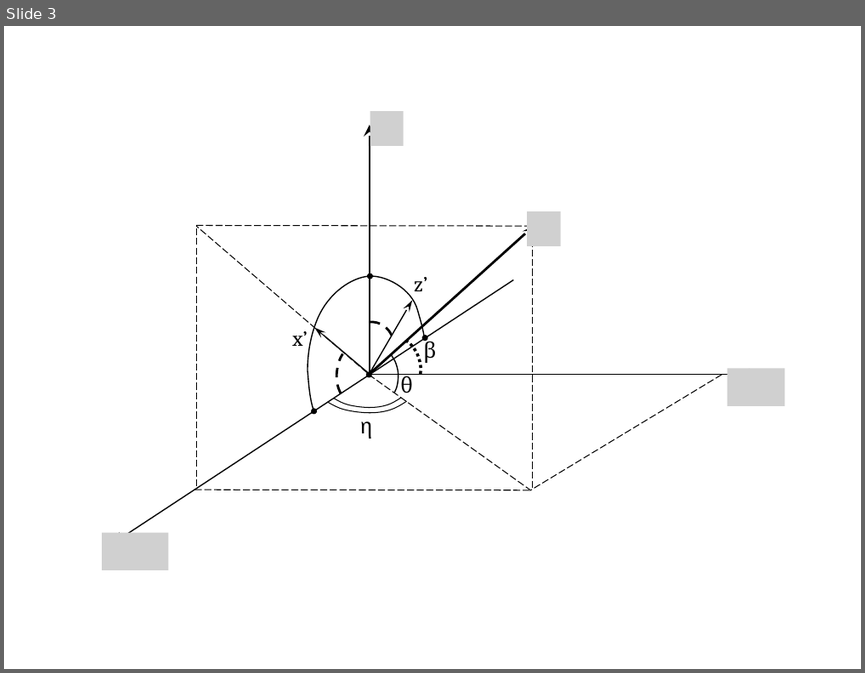
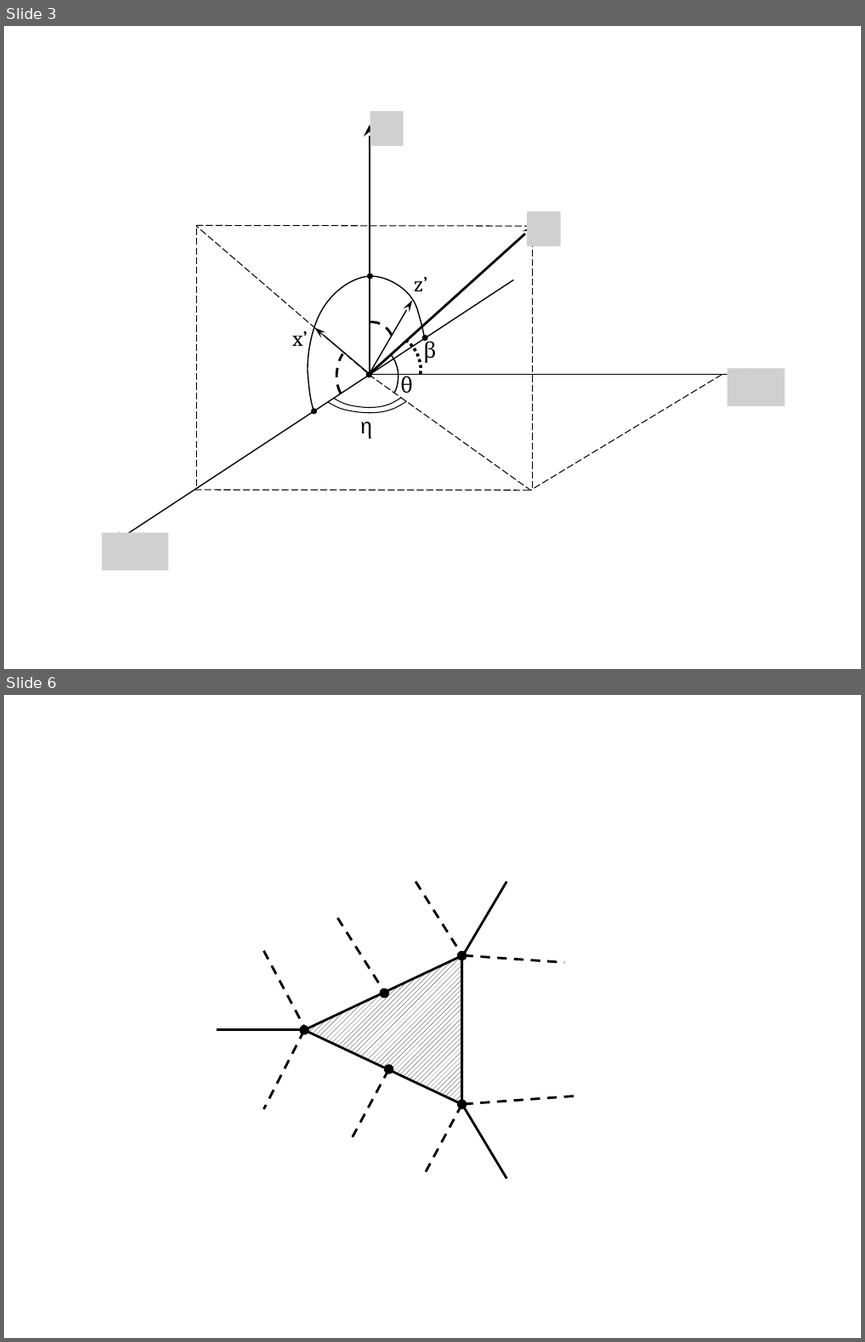
Before and after one commit to akutlin/diploma, a slide deck: images/images.pptx. Shown one above the other, each under a label of ours: slide 3 before the commit, slides 3 and 6 after it; the slides between them are not shown. The pictures are 865x673 and 865x1342 pixels, drawn with LibreOffice and Linux fonts; fonts in the diff are those of the drawing; grey boxes stand for pictures; background and template pictures are left out. Boxes give left, top, right and bottom in pixels: in the first picture for what was removed or moved away, otherwise in the second. Text is boxed around its words. In the diff, an @@ line names an element or a change of style, - is before the commit and + after.

```diff
--- a/images/images.pptx
+++ b/images/images.pptx
@@ slide 6 added at box(4, 695, 861, 1338), background #FFFFFF @@
@@ line added from (415, 882) to (461, 954), #000000 2 pt dashed @@
@@ line added from (507, 882) to (462, 955), #000000 2 pt @@
@@ line added from (337, 918) to (384, 992), #000000 2 pt dashed @@
@@ line added from (263, 950) to (304, 1027), #000000 2 pt dashed @@
@@ triangle added at box(304, 956, 462, 1104), fill pattern #000000 on #FFFFFF, outline #000000 2 pt @@
@@ ellipse added at box(457, 950, 466, 959), fill #000000 @@
@@ line added from (463, 955) to (564, 962), #000000 2 pt dashed @@
@@ ellipse added at box(380, 988, 389, 998), fill #000000 @@
@@ ellipse added at box(300, 1025, 309, 1034), fill #000000 @@
@@ line added from (216, 1030) to (304, 1030), #000000 2 pt @@
@@ line added from (304, 1030) to (263, 1109), #000000 2 pt dashed @@
@@ line added from (389, 1069) to (352, 1137), #000000 2 pt dashed @@
@@ ellipse added at box(384, 1064, 393, 1074), fill #000000 @@
@@ ellipse added at box(457, 1100, 466, 1109), fill #000000 @@
@@ line added from (463, 1104) to (579, 1095), #000000 2 pt dashed @@
@@ line added from (461, 1104) to (426, 1171), #000000 2 pt dashed @@
@@ line added from (507, 1179) to (462, 1105), #000000 2 pt @@
```
Also in this commit, not shown: 2 other slides added, 6 other files.
